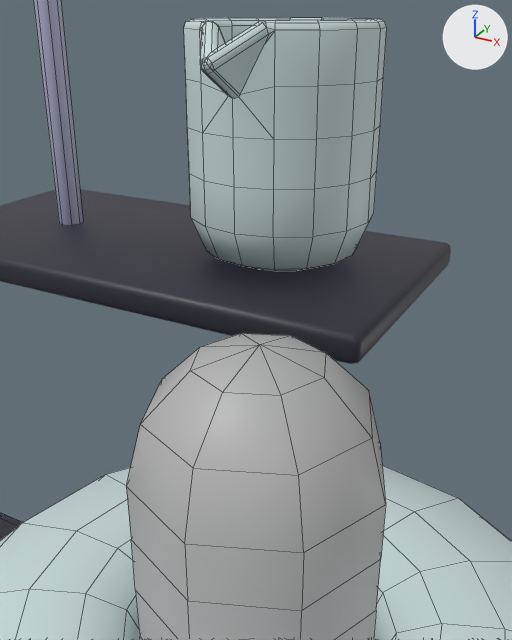
Renders of the FBX model asset/3D/fbx/Station/production/LastLuna_Model_Station_Fractional_Distiller.fbx from each side of a commit.
Rendered twice from a 50 mm lens placed at (0.1071, -1.1974, 0.9313), pointed at (0.0127, -1.0257, 0.8454). Every picture has the same lights, and +X, +Y and +Z are marked at upper right. Mesh edges are drawn as thin lines on the coarser meshes. Where no turn or scale is listed for an object, it has been applied to the vertices.

Names of what the first picture shows: 'Alcohol_Lamp001', 'Alcohol_Lamp_Wick001', 'Beaker001', 'Stand_Base002', 'Stand_Pole002'.
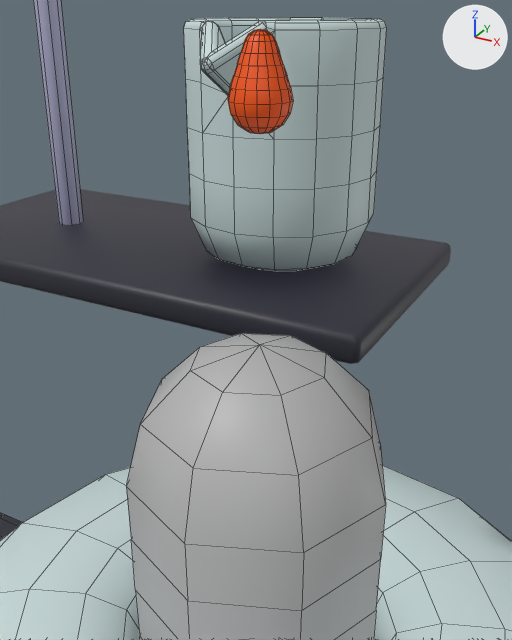
Boxes (x1, y1, x2, y2) around the edits, measured in the pictures (512 x 640 px):
'Flame_Shell001', added (orange)
    after: (228, 29, 293, 134)

The edits, one by one:
Material 'Flame_Shell' (mat_flame_shell) is new.
Its base color is (1.0, 0.1, 0.0) (orange #ff5900).
Mesh me_mesh_032 is new.
It has 178 vertices, 192 faces and spans x -0.01..0.01, y -0.01..0.01, z -0.01..0.02.
It uses material mat_flame_shell (orange #ff5900).
Object 'Flame_Shell001' (ob_flame_shell001) is new; it shows me_mesh_032.
Its location is (0.0, -1.0, 0.9058).
